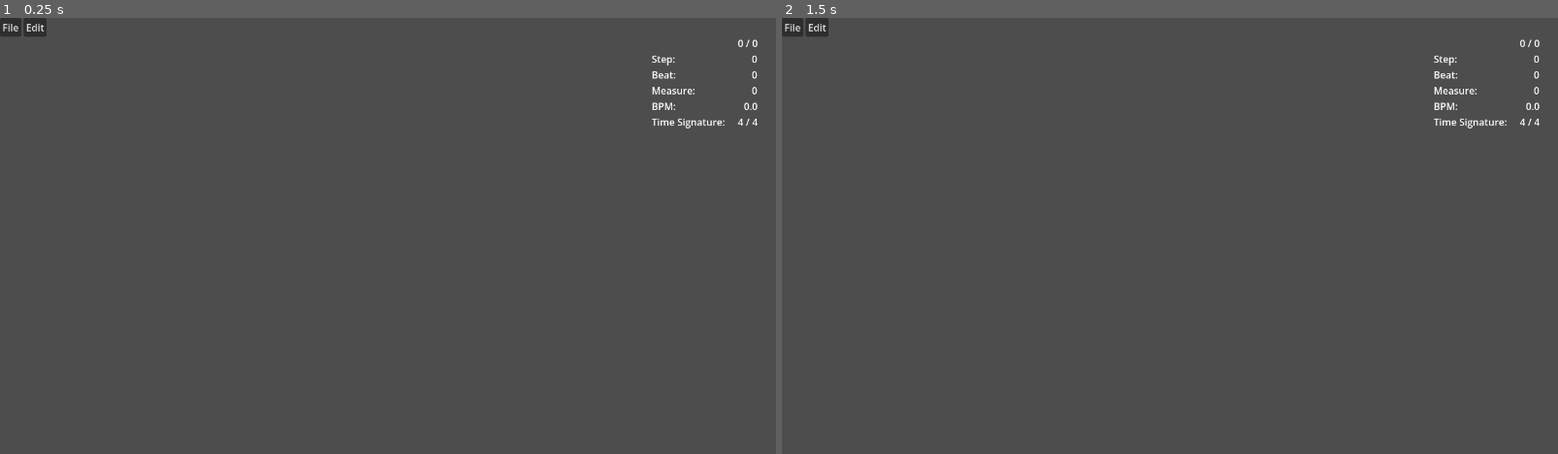
Above: before the commit, frames 1-2 (left to right).
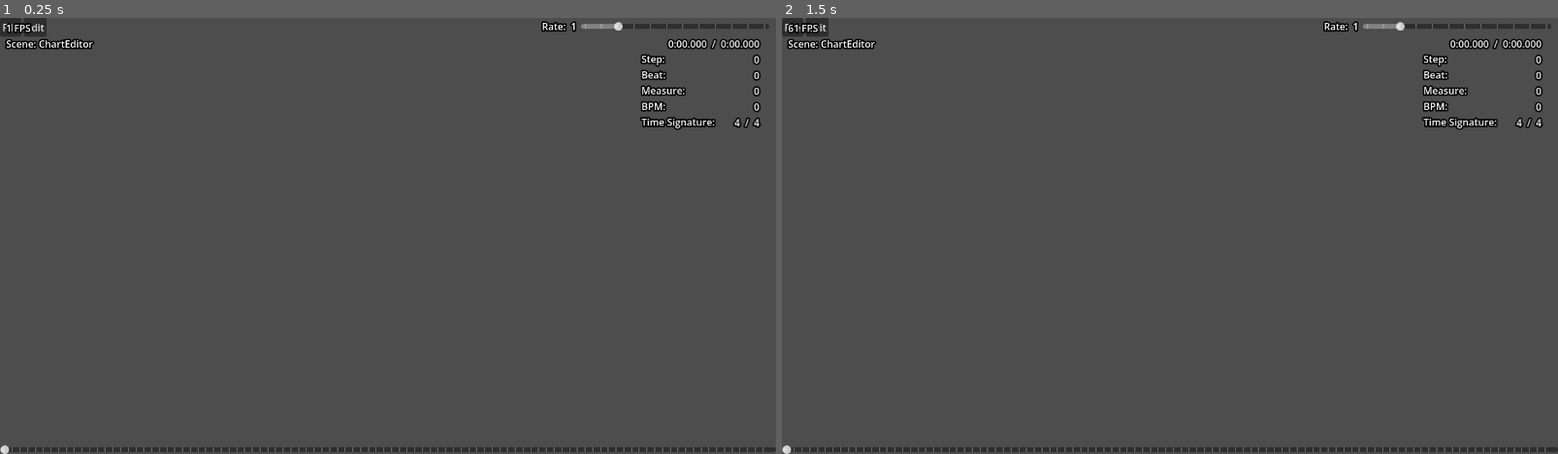
Above: after the commit, the same moments.

Repository: rodney528/Funkin-Editor
Game: Godot game, scene res://source/scenes/editors/chart_editor.tscn
The game is run twice, just before and just after one commit, with the same random seed, the same clock (stepped at 60 frames per second) and the same inputs. This scene is started directly instead of the project's main scene.
Inputs (mouse positions are in pixels of both pictures, inside the frame that each line leads up to):
- Up to frame 1 (0.25 s): no input
- Up to frame 2 (1.5 s): tap Enter (ui_accept) at 0.5, 0.77, 0.8, 1.07, 1.35 s; move the mouse to (1340, 214) at 0.52 s; hold Page Up (ui_page_up) 0.53-1.28 s; tap Space (ui_select) at 0.6 s; click (1340, 214) at 0.67 s; move the mouse to (1014, 257) at 1.27 s; hold Down (ui_down) from 1.28 s (still down); click (1014, 257) at 1.42 s

The runs differ from the first frame. In frame 1, 2.4% of the frame differs, in the area x 0-100%, y 0-100%; in frame 2, 2.4%.

Commit message:
more progress

Diff:
--- a/autoload/global.gd
+++ b/autoload/global.gd
@@ -1,8 +1,61 @@
 extends Node
 
 var bgMusic = Conductor.new()
+var _music_vol_tween
+
+func startVolTween():
+	if _music_vol_tween: _music_vol_tween.stop()
+	_music_vol_tween = create_tween().bind_node(self)
+	bgMusic.volume = 0
+	bgMusic.playing = true
+	_music_vol_tween.tween_property(bgMusic, 'volume', 0.7, 1.3)
 
 func _ready():
+	process_mode = Node.PROCESS_MODE_ALWAYS
 	add_child(bgMusic)
 	bgMusic.loadMusic('charteditor-theme', true)
 	bgMusic.play(0, 0.7)
+
+## Joins an array into a string.
+func joinArray(array:Array, joiner:String = ',') -> String:
+	var result:String = ''
+	for piece in array: result += '%s%s' % [piece, joiner]
+	return result.trim_suffix(joiner)
+
+func trimFloatDisplay(input:Variant) -> String:
+	var _float:String
+	if input is String: _float = input
+	else: _float = str(input)
+
+	if _float.contains('.'):
+		var justZero:bool = true
+		var digits = _float.get_slice('.', 1).split('.')
+		for digit in digits:
+			if digit != '0': justZero = false; break
+		digits.clear()
+		if justZero: return _float.get_slice('.', 0)
+	return _float
+
+## Rounds a decimal down to a specified amount.
+func roundDecimal(value:float, precision:int, decimal_padding:int = 0) -> float:
+	var mult:float = 1
+	for i in range(0, precision): mult *= 10
+	var result:float = roundf(value * mult) / mult
+	if decimal_padding < 0: return result
+	return float('%s.%s' % [str(result).get_slice('.', 0), str(result).get_slice('.', 1).pad_zeros(decimal_padding)])
+
+## Converts seconds into displayed time.
+func toDisplayTime(time:float, millisecondPrecision:int = 0) -> String:
+	var data = Time.get_time_dict_from_unix_time(floori(time));
+	var strOutput:String = ''
+	if data['hour'] != 0:
+		strOutput += str(data['hour']).pad_zeros(2)
+		strOutput += ':'
+	if strOutput.is_empty(): strOutput += str(data['minute'])
+	else: strOutput += str(data['minute']).pad_zeros(2)
+	strOutput += ':'
+	strOutput += str(data['second']).pad_zeros(2)
+	if millisecondPrecision > 0:
+		strOutput += '.'
+		strOutput += str(time).get_slice('.', 1).left(millisecondPrecision).pad_zeros(millisecondPrecision)
+	return strOutput
--- a/project.godot
+++ b/project.godot
@@ -17,16 +17,32 @@
 
 [audio]
 
-buses/default_bus_layout=""
+buses/default_bus_layout="uid://u7kq7i7rurux"
 
 [autoload]
 
 Global="*uid://cujg4x1xgkgf2"
+StatsOverlay="*uid://bq0ck54euhkci"
 
 [display]
 
 window/size/viewport_width=1280
 window/size/viewport_height=720
+
+[input]
+
+ui_left={
+"deadzone": 0.5,
+"events": [Object(InputEventKey,"resource_local_to_scene":false,"resource_name":"","device":-1,"window_id":0,"alt_pressed":false,"shift_pressed":false,"ctrl_pressed":false,"meta_pressed":false,"pressed":false,"keycode":4194319,"physical_keycode":0,"key_label":0,"unicode":0,"location":0,"echo":false,"script":null)
+, Object(InputEventJoypadButton,"resource_local_to_scene":false,"resource_name":"","device":-1,"button_index":13,"pressure":0.0,"pressed":false,"script":null)
+, Object(InputEventJoypadMotion,"resource_local_to_scene":false,"resource_name":"","device":-1,"axis":0,"axis_value":-1.0,"script":null)
+]
+}
+ui_text_caret_page_down={
+"deadzone": 0.5,
+"events": [Object(InputEventKey,"resource_local_to_scene":false,"resource_name":"","device":-1,"window_id":0,"alt_pressed":false,"shift_pressed":false,"ctrl_pressed":false,"meta_pressed":false,"pressed":false,"keycode":4194324,"physical_keycode":0,"key_label":0,"unicode":0,"location":0,"echo":false,"script":null)
+]
+}
 
 [internationalization]
 
--- a/source/backend/definitions/checkpoint_meta.gd
+++ b/source/backend/definitions/checkpoint_meta.gd
@@ -23,5 +23,17 @@
 	while _signature.size() < 1: _signature.append(4)
 	signature = _signature
 
-func _to_string():
-	return 'CheckpointMeta(time: %s, bpm: %s, signature: %s)' % [time, bpm, signature]
+func _to_string() -> String:
+	return 'CheckpointMeta(Time: %s, BPM: %s, Time Signature: %s)' % [Global.toDisplayTime(time / 1000), Global.trimFloatDisplay(bpm), Global.joinArray(signature, ' / ')]
+
+static func to_string_checkpoints(checkpoints:Array[CheckpointMeta], one_liner:bool = true) -> String:
+	var result = '['
+	for checkpoint in checkpoints:
+		var bruh = [Global.toDisplayTime(checkpoint.time / 1000), Global.trimFloatDisplay(checkpoint.bpm), Global.joinArray(checkpoint.signature, ' / ')]
+		if one_liner: result += 'Time => %s, BPM => %s, Time Signature => %s, ' % bruh
+		else: result += '\n\tTime => %s, BPM => %s, Time Signature => %s, ' % bruh
+	if one_liner:
+		result += ']'
+		return result.replace(', ]', ']')
+	result += '\n]'
+	return result.replace(', \n]', '\n]')
--- a/source/backend/definitions/music_meta.gd
+++ b/source/backend/definitions/music_meta.gd
@@ -23,5 +23,5 @@
 			checkpoints.append(CheckpointMeta.new(lastBpm, checkpoint.get('time', INF), checkpoint.get('signature', [4, 4])))
 		checkpoints.sort_custom(func(a, b): return a.time < b.time)
 
-func _to_string():
-	return 'MusicMeta(name: "%s", artist: "%s", init checkpoint: %s)' % [name, artist, checkpoints[0]]
+func _to_string() -> String:
+	return 'MusicMeta(Song Name: "%s", Artist: "%s", Initial Checkpoint: %s)' % [name, artist, checkpoints[0]]
--- a/source/backend/definitions/time_info.gd
+++ b/source/backend/definitions/time_info.gd
@@ -11,3 +11,6 @@
 	stepLength = _stepLength
 	beatLength = _beatLength
 	measureLength = _measureLength
+
+func _to_string() -> String:
+	return 'TimeInfo(Step Length: "%s", Beat Length: "%s", Measure Length: %s)' % [stepLength, beatLength, measureLength]
--- /dev/null
+++ b/source/backend/display/stats-overlay.gd
@@ -0,0 +1,27 @@
+extends CanvasLayer
+
+@onready var text = Label.new()
+@onready var group = Node2D.new()
+
+var alpha:float:
+	get: return group.modulate.a
+	set(value): group.modulate.a = value
+
+func _ready():
+	process_mode = Node.PROCESS_MODE_ALWAYS
+	layer = 10000
+	#text.add_theme_font_override('font', load('res://assets/fonts/JetBrainsMono-Bold.ttf'))
+	#text.add_theme_font_size_override('font_size', 18)
+	text.add_theme_constant_override('outline_size', 10)
+	text.position = Vector2(10, 5)
+	text.text = '0 FPS'
+	group.add_child(text)
+	add_child(group)
+
+func _process(_delta:float):
+	if !get_tree().current_scene: return
+	var fps:String = Global.trimFloatDisplay(Engine.get_frames_per_second())
+	var scene:String = get_tree().current_scene.name
+	#if OS.is_debug_build(): text.text = '%s FPS\n%s / %s\nScene: %s\n%s\n%s' % [fps, String.humanize_size(OS.get_static_memory_usage()), String.humanize_size(OS.get_static_memory_peak_usage()), scene, OS.get_processor_name(), OS.get_version_alias()]
+	#else:
+	text.text = '%s FPS\nScene: %s' % [fps, scene]
--- a/source/backend/systems/conductor.gd
+++ b/source/backend/systems/conductor.gd
@@ -17,14 +17,13 @@
 
 var _fake_time:float = 0
 ## The current song time (in milliseconds).
-var time:float:
+var time:float = 0:
 	get:
-		#if !playing: return _fake_time
+		if !playing: return _fake_time
 		return _playback.get_playback_position() * 1000
 	set(value):
-		var _value = wrapf(value, 0, length + 1)
-		_playback.seek(_value / 1000)
-		_fake_time = _value
+		_playback.seek(value / 1000)
+		_fake_time = value
 var length:float:
 	get: return _playback.stream.get_length() * 1000
 
@@ -75,11 +74,26 @@
 ## Whether the conductor is current playing or not.
 var playing:bool:
 	get: return !_playback.stream_paused or _playback.playing
-	set(value): _playback.stream_paused = !value
+	set(value):
+		# figure out "_fake_time" set
+		_playback.stream_paused = !value
+		time = _fake_time
+var muted:bool = false:
+	set(value):
+		muted = value
+		volume = volume
+var _internal_volume:float = 1
 ## The volume of the conductor.
 var volume:float = 1:
-	get: return _playback.volume_linear
-	set(value): _playback.volume_linear = value
+	get: return _internal_volume
+	set(value):
+		_internal_volume = value
+		if muted: _playback.volume_linear = 0
+		else: _playback.volume_linear = _internal_volume
+## How fast the song should play.
+var rate:float = 1:
+	get: return _playback.pitch_scale
+	set(value): _playback.pitch_scale = value
 ## Wether the conductor audio will loop.
 var loop:bool = false
 
@@ -87,8 +101,10 @@
 	_playback.bus = 'Music'
 	_playback.stream = AudioStreamSynchronized.new()
 	_playback.finished.connect(func():
-		play(loop and 0 or length, volume)
-		if !loop: playing = false
+		play(0, volume)
+		if !loop:
+			playing = false
+			time = length
 	)
 	checkpoints.sort_custom(func(a, b): return a.time < b.time)
 	add_child(_playback)
@@ -97,8 +113,8 @@
 var _prev_checkpoint:CheckpointMeta
 var _current_checkpoint:CheckpointMeta
 func _process(_delta:float):
+	if !(process_anyway or playing): return
 	if playing: _fake_time = time
-	if !playing or process_anyway: return
 	if _current_checkpoint: _prev_checkpoint = _current_checkpoint
 	_current_checkpoint = getCheckpointFromTime(time)
 	curStepFloat = getStepFromTime(time) + ((time - _current_checkpoint.time) / stepLength);
@@ -128,7 +144,7 @@
 			measureHit.emit(i)
 
 var _index = 0
-func _addResource(res:AudioStream):
+func _addAudioStream(res:AudioStream):
 	_playback.stream.stream_count = _index + 1
 	_playback.stream.set_sync_stream(_index, res)
 	_index += 1
@@ -136,15 +152,25 @@
 ## Loads a song via its "id".
 func loadMusic(id:String, _loop:bool = false):
 	_reset()
-	var res:AudioStream = load(Paths.music('%s/audio' % id))
-	if res: _addResource(res)
+	var path = Paths.music('%s/audio' % id)
+	if !Paths.exists(path, Paths.SearchType.RAW): return
+	else: print('[Conductor.loadMusic] Song "%s" doesn\'t exist.' % id)
+	var res:AudioStream = load(path)
+	if res: _addAudioStream(res)
 	loop = _loop
 	data = MusicMeta.new(id)
 	print('[Conductor.loadMusic] Loaded song "%s" [%s].' % [data.name, id])
 	checkpoints.resize(0) # clears any existing checkpoints
 	checkpoints.append_array(data.checkpoints) # feeds it the *new* songs checkpoints
-	print('[Conductor.loadMusic] Registered Checkpoints: %s' % [checkpoints])
+	print('[Conductor.loadMusic] Registered Checkpoints: %s' % CheckpointMeta.to_string_checkpoints(checkpoints, false))
 	_bpm = initialBPM
+
+func addTrack(suffix:String):
+	var path = Paths.music('%s/audio-%s' % [data.id, suffix])
+	if !Paths.exists(path, Paths.SearchType.RAW): return
+	else: print('[Conductor.addTrack] Song track "%s/audio-%s" doesn\'t exist.' % [data.id, suffix])
+	var res:AudioStream = load(path)
+	if res: _addAudioStream(res)
 
 ## Plays the song from a specific time.
 func play(_time:float = 0, _volume:float = 1):
--- a/source/scenes/editor_picker.gd
+++ b/source/scenes/editor_picker.gd
@@ -1,11 +1,14 @@
 class_name EditorPicker extends Node2D
 
 func _ready():
-	position.x = get_window().size.x / 2
-	position.y = get_window().size.y / 2
+	position = Vector2(get_window().size.x / 2, get_window().size.y / 2)
+	$mute_button.button_pressed = Global.bgMusic.muted
 
 func _on_editors_item_activated(index:int):
 	var id = $editorsList.get_item_text(index)
 	print('[EditorPicker._on_editors_item_activated] Opening "%s" Editor.' % id)
 	match id.to_lower():
 		'chart': get_tree().change_scene_to_file('res://source/scenes/editors/chart_editor.tscn')
+
+func _on_mute_button_toggled(value:bool):
+	Global.bgMusic.muted = value
--- a/source/scenes/editor_picker.tscn
+++ b/source/scenes/editor_picker.tscn
@@ -18,6 +18,7 @@
 offset_bottom = 44.5
 grow_horizontal = 2
 grow_vertical = 2
+accessibility_name = "editorsList"
 auto_width = true
 auto_height = true
 item_count = 3
@@ -28,4 +29,25 @@
 item_2/disabled = true
 metadata/_edit_use_anchors_ = true
 
+[node name="mute_button" type="CheckButton" parent="." unique_id=253066939]
+offset_left = 549.0
+offset_top = -329.0
+offset_right = 593.0
+offset_bottom = -305.0
+accessibility_name = "mutebutton"
+
+[node name="mute_txt" type="Label" parent="." unique_id=408956706]
+offset_left = 399.0
+offset_top = -329.0
+offset_right = 542.0
+offset_bottom = -306.0
+accessibility_name = "mutetxt"
+theme_override_colors/font_outline_color = Color(0, 0, 0, 1)
+theme_override_constants/outline_size = 10
+text = "Mute Menu Music:"
+autowrap_trim_flags = 0
+justification_flags = 0
+language = "en"
+
 [connection signal="item_activated" from="editorsList" to="." method="_on_editors_item_activated"]
+[connection signal="toggled" from="mute_button" to="." method="_on_mute_button_toggled"]
--- a/source/scenes/editors/chart_editor.gd
+++ b/source/scenes/editors/chart_editor.gd
@@ -1,7 +1,10 @@
 class_name ChartEditor extends Node2D
 
+# mainly for testing, before strumlines were added and shit
+@export var _songOverride:String
+@export var _forcedExtraTracks:PackedStringArray
+
 var _menutheme = Global.bgMusic
-@export var songOverride:String = ''
 var songTime:float:
 	get: return $currentsong.time
 	set(value):
@@ -9,52 +12,57 @@
 		return value
 
 func _ready():
-	if Paths.exists(Paths.music('%s/audio' % songOverride, ['json']), Paths.SearchType.RAW):
-		$currentsong.loadMusic(songOverride)
+	if Paths.exists(Paths.music('%s/audio' % _songOverride, ['json']), Paths.SearchType.RAW):
+		$currentsong.loadMusic(_songOverride)
+		for suffix in _forcedExtraTracks:
+			$currentsong.addTrack(suffix)
 		$currentsong.play()
 		$currentsong.playing = false
 	$currentsong.process_anyway = true
 
-var _menu_vol_tween
+func initPlayTest():
+	get_tree().paused = true
+	var subScene = load('res://source/scenes/play_test_scene.tscn').instantiate()
+	add_child(subScene)
+
 var _lastplaying = false
 func _process(_delta:float):
 	if _lastplaying != $currentsong.playing:
 		_lastplaying = $currentsong.playing
-		if _lastplaying:
-			if _menu_vol_tween: _menu_vol_tween.stop()
-			_menutheme.playing = false
-		else:
-			if _menu_vol_tween: _menu_vol_tween.stop()
-			_menu_vol_tween = create_tween().bind_node(self)
-			_menutheme.volume = 0
-			_menutheme.playing = true
-			_menu_vol_tween.tween_property(_menutheme, 'volume', 0.7, 1.3)
-	if $currentsong.playing:
-		$songInfoTxt/info.text = '%s / %s\n%s\n%s\n%s\n%s\n%s / %s' % [roundi($currentsong.time / 1000), roundi($currentsong.length / 1000), $currentsong.curStep, $currentsong.curBeat, $currentsong.curMeasure, $currentsong.currentBPM, $currentsong.beatsPerMeasure, $currentsong.stepsPerBeat]
+		if _lastplaying: _menutheme.playing = false
+		else: Global.startVolTween()
+	if _lastplaying: $time_slider.value = remap(songTime, 0, $currentsong.length, 0, 1)
+	$songInfoTxt/info.text = '%s  /  %s\n%s\n%s\n%s\n%s\n%s  /  %s' % [Global.toDisplayTime($currentsong.time / 1000, 3), Global.toDisplayTime($currentsong.length / 1000, 3), $currentsong.curStep, $currentsong.curBeat, $currentsong.curMeasure, Global.trimFloatDisplay($currentsong.currentBPM), $currentsong.beatsPerMeasure, $currentsong.stepsPerBeat]
 
-func _unhandled_input(event: InputEvent):
+func _unhandled_input(event:InputEvent):
 	if event.is_action_released('ui_home'): songTime = 0
 	if event.is_action_released('ui_end'): songTime = $currentsong.length
-	if event.is_action_released('ui_accept'):
-		$currentsong.playing = !$currentsong.playing
+	if event.is_action_released('ui_select'): $currentsong.playing = !$currentsong.playing
+	var boundTime:bool = false
+
 	# BACKWARDS
-	if event.is_action_pressed('ui_up', true): songTime -= $currentsong.stepLength
-	elif (event is InputEventMouseButton and event.button_index == 4): songTime -= $currentsong.beatLength
-	elif event.is_action_pressed('ui_page_up', true): songTime -= $currentsong.measureLength
+	if event.is_action_pressed('ui_up', true): songTime -= $currentsong.stepLength; boundTime = true
+	if (event is InputEventMouseButton and event.button_index == MOUSE_BUTTON_WHEEL_UP): songTime -= $currentsong.beatLength / 2; boundTime = true
+	if event.is_action_pressed('ui_page_up', true): songTime -= $currentsong.measureLength; boundTime = true
 	# FORWARDS
-	if event.is_action_pressed('ui_up', true): songTime += $currentsong.stepLength
-	elif (event is InputEventMouseButton and event.button_index == 5): songTime += $currentsong.beatLength
-	elif event.is_action_pressed('ui_page_up', true): songTime += $currentsong.measureLength
+	if event.is_action_pressed('ui_down', true): songTime += $currentsong.stepLength; boundTime = true
+	if (event is InputEventMouseButton and event.button_index == MOUSE_BUTTON_WHEEL_DOWN): songTime += $currentsong.beatLength / 2; boundTime = true
+	if event.is_action_pressed('ui_page_down', true): songTime += $currentsong.measureLength; boundTime = true
+
+	# ensure we stay within the song bounds
+	if boundTime: songTime = clampf(songTime, 0, $currentsong.length)
+	$time_slider.value = remap(songTime, 0, $currentsong.length, 0, 1)
+
+	if Input.is_key_pressed(KEY_F12): initPlayTest()
 
 func _on_file_index_pressed(index:int):
 	var id = $menu_bar/File.get_item_text(index)
 	print('[ChartEditor._on_file_index_pressed] Selected "%s".' % [id])
 	match id.to_lower():
 		'exit':
+			if _lastplaying:
+				Global.startVolTween()
 			$currentsong.playing = false
-			if _menu_vol_tween: _menu_vol_tween.stop()
-			_menu_vol_tween = create_tween().bind_node(self)
-			_menu_vol_tween.tween_property(_menutheme, 'volume', 0.7, 1.3)
 			get_tree().change_scene_to_file('res://source/scenes/editor_picker.tscn')
 
 func _on_edit_index_pressed(index:int):
@@ -63,6 +71,15 @@
 	match id.to_lower():
 		_: pass
 
+func _on_mouse_entered(): StatsOverlay.alpha = 0.1
+func _on_mouse_exited(): StatsOverlay.alpha = 1
+
+func _on_rate_slider_value_changed(value:float):
+	$currentsong.rate = value
+	$rateTxt.text = 'Rate:  %s' % Global.trimFloatDisplay(value)
+func _on_time_slider_value_changed(value:float):
+	if !_lastplaying: songTime = remap(value, 0, 1, 0, $currentsong.length)
+
 func _on_step_hit(_step:int): pass
 func _on_beat_hit(_beat:int): pass
 func _on_measure_hit(_measure:int): pass
--- a/source/scenes/editors/chart_editor.tscn
+++ b/source/scenes/editors/chart_editor.tscn
@@ -5,21 +5,26 @@
 
 [node name="ChartEditor" type="Node2D" unique_id=1960867832]
 script = ExtResource("1_8c3wk")
-songOverride = "too-slow-encore-cover"
+_songOverride = "too-slow-encore-cover"
+_forcedExtraTracks = PackedStringArray("sonic", "bf")
 
-[node name="menu_bar" type="MenuBar" parent="." unique_id=1190602162]
+[node name="currentsong" type="Node" parent="." unique_id=1812109308]
+script = ExtResource("2_oq2wg")
+metadata/_custom_type_script = "uid://dlnj1owdtcruj"
+
+[node name="menu_bar" type="MenuBar" parent="." unique_id=1190602162 groups=["stats-reactor"]]
 layout_direction = 2
 offset_right = 77.0
 offset_bottom = 31.0
 scale = Vector2(1, 0.996875)
 accessibility_name = "menubar"
-text_direction = 1
 language = "en"
 metadata/_edit_use_anchors_ = true
 
-[node name="File" type="PopupMenu" parent="menu_bar" unique_id=1637833829]
+[node name="File" type="PopupMenu" parent="menu_bar" unique_id=1637833829 groups=["stats-reactor"]]
 oversampling_override = 1.0
 size = Vector2i(177, 100)
+allow_search = false
 item_count = 4
 item_0/text = "Save"
 item_0/id = 0
@@ -30,16 +35,60 @@
 item_3/text = "Exit"
 item_3/id = 3
 
-[node name="Edit" type="PopupMenu" parent="menu_bar" unique_id=1744372175]
+[node name="Edit" type="PopupMenu" parent="menu_bar" unique_id=1744372175 groups=["stats-reactor"]]
 oversampling_override = 1.0
+allow_search = false
 
-[node name="songInfoTxt" type="Node2D" parent="." unique_id=1415106724]
-position = Vector2(1075, 30)
+[node name="rateTxt" type="Label" parent="." unique_id=1232678535]
+offset_left = 855.0
+offset_top = 2.0
+offset_right = 951.0
+offset_bottom = 25.0
+accessibility_name = "rateTxt"
+theme_override_colors/font_outline_color = Color(0, 0, 0, 1)
+theme_override_constants/outline_size = 10
+text = "Rate:  1"
+horizontal_alignment = 2
+autowrap_trim_flags = 0
+justification_flags = 0
+language = "en"
+metadata/_edit_use_anchors_ = true
+
+[node name="rate_slider" type="HSlider" parent="." unique_id=1496007953]
+offset_left = 958.0
+offset_top = 6.0
+offset_right = 1269.0
+offset_bottom = 22.0
+focus_mode = 0
+accessibility_name = "rateslider"
+min_value = 0.1
+max_value = 5.0
+step = 0.05
+value = 1.0
+scrollable = false
+tick_count = 12
+ticks_on_borders = true
+ticks_position = 3
+metadata/_edit_use_anchors_ = true
+
+[node name="songInfoTxt" type="Control" parent="." unique_id=805225570]
+layout_mode = 3
+anchors_preset = 0
+offset_left = 1058.0
+offset_top = 30.0
+offset_right = 1058.0
+offset_bottom = 30.0
+accessibility_name = "songInfoText"
+metadata/_edit_use_anchors_ = true
 
 [node name="header" type="Label" parent="songInfoTxt" unique_id=126101037]
-offset_right = 175.0
+layout_mode = 0
+offset_right = 121.0
 offset_bottom = 153.0
+scale = Vector2(1.0024661, 1)
 accessibility_name = "header"
+theme_override_colors/font_outline_color = Color(0, 0, 0, 1)
+theme_override_constants/outline_size = 10
 text = "
 Step:
 Beat:
@@ -48,30 +97,54 @@
 Time Signature:"
 autowrap_trim_flags = 0
 justification_flags = 0
-text_overrun_behavior = 1
+language = "en"
+metadata/_edit_use_anchors_ = true
 
 [node name="info" type="Label" parent="songInfoTxt" unique_id=22872880]
-offset_right = 175.0
-offset_bottom = 153.0
+layout_mode = 0
+offset_left = 1.6212463e-05
+offset_top = 1.0
+offset_right = 195.8893
+offset_bottom = 154.0
+scale = Vector2(1.0024661, 1)
 accessibility_name = "info"
-text = "0:00.000 / 0:00.000
+theme_override_colors/font_outline_color = Color(0, 0, 0, 1)
+theme_override_constants/outline_size = 10
+text = "0:00.000  /  0:00.000
 0
 0
 0
 100
-4 / 4"
+4  /  4"
 horizontal_alignment = 2
 autowrap_trim_flags = 0
 justification_flags = 0
-text_overrun_behavior = 1
+language = "en"
+metadata/_edit_use_anchors_ = true
 
-[node name="currentsong" type="Node" parent="." unique_id=1812109308]
-script = ExtResource("2_oq2wg")
-metadata/_custom_type_script = "uid://dlnj1owdtcruj"
+[node name="time_slider" type="HSlider" parent="." unique_id=2005502349]
+offset_top = 705.0
+offset_right = 1280.0
+offset_bottom = 721.0
+focus_mode = 0
+accessibility_name = "timeslider"
+max_value = 1.0
+step = 0.0
+scrollable = false
+tick_count = 100
+ticks_position = 3
 
-[connection signal="index_pressed" from="menu_bar/File" to="." method="_on_file_index_pressed"]
-[connection signal="index_pressed" from="menu_bar/Edit" to="." method="_on_edit_index_pressed"]
 [connection signal="beatHit" from="currentsong" to="." method="_on_beat_hit"]
 [connection signal="bpmHit" from="currentsong" to="." method="_on_bpm_change"]
 [connection signal="measureHit" from="currentsong" to="." method="_on_measure_hit"]
 [connection signal="stepHit" from="currentsong" to="." method="_on_step_hit"]
+[connection signal="mouse_entered" from="menu_bar" to="." method="_on_mouse_entered"]
+[connection signal="mouse_exited" from="menu_bar" to="." method="_on_mouse_exited"]
+[connection signal="index_pressed" from="menu_bar/File" to="." method="_on_file_index_pressed"]
+[connection signal="mouse_entered" from="menu_bar/File" to="." method="_on_mouse_entered"]
+[connection signal="mouse_exited" from="menu_bar/File" to="." method="_on_mouse_exited"]
+[connection signal="index_pressed" from="menu_bar/Edit" to="." method="_on_edit_index_pressed"]
+[connection signal="mouse_entered" from="menu_bar/Edit" to="." method="_on_mouse_entered"]
+[connection signal="mouse_exited" from="menu_bar/Edit" to="." method="_on_mouse_exited"]
+[connection signal="value_changed" from="rate_slider" to="." method="_on_rate_slider_value_changed"]
+[connection signal="value_changed" from="time_slider" to="." method="_on_time_slider_value_changed"]
--- /dev/null
+++ b/source/scenes/play_test_scene.gd
@@ -0,0 +1,12 @@
+extends Node2D
+
+func _ready():
+	process_mode = Node.PROCESS_MODE_ALWAYS
+	Global.bgMusic.playing = false
+
+func _process(_delta:float):
+	if Input.is_action_just_pressed('ui_cancel'):
+		queue_free()
+		get_tree().paused = false
+		get_parent().get_node('currentsong').playing = false
+		Global.startVolTween()
--- /dev/null
+++ b/source/scenes/play_test_scene.tscn
@@ -0,0 +1,17 @@
+[gd_scene format=3 uid="uid://ycolg65cnyev"]
+
+[ext_resource type="Script" uid="uid://ds251wkbvvt6n" path="res://source/scenes/play_test_scene.gd" id="1_u2ks6"]
+[ext_resource type="Script" uid="uid://dlnj1owdtcruj" path="res://source/backend/systems/conductor.gd" id="2_bjqp0"]
+
+[node name="PlayTestScene" type="Node2D" unique_id=2098192738]
+script = ExtResource("1_u2ks6")
+
+[node name="bg" type="ColorRect" parent="." unique_id=891506325]
+offset_right = 1280.0
+offset_bottom = 720.0
+accessibility_name = "bg"
+color = Color(0, 0, 0, 0.6745098)
+
+[node name="currentsong" type="Node" parent="." unique_id=1013494588]
+script = ExtResource("2_bjqp0")
+metadata/_custom_type_script = "uid://dlnj1owdtcruj"
Not shown: 1 places in default_bus_layout.tres that only renumber resources
Not shown, changed: export_presets.cfg
Not shown, added: source/backend/display/stats-overlay.gd.uid
Not shown, added: source/scenes/play_test_scene.gd.uid
